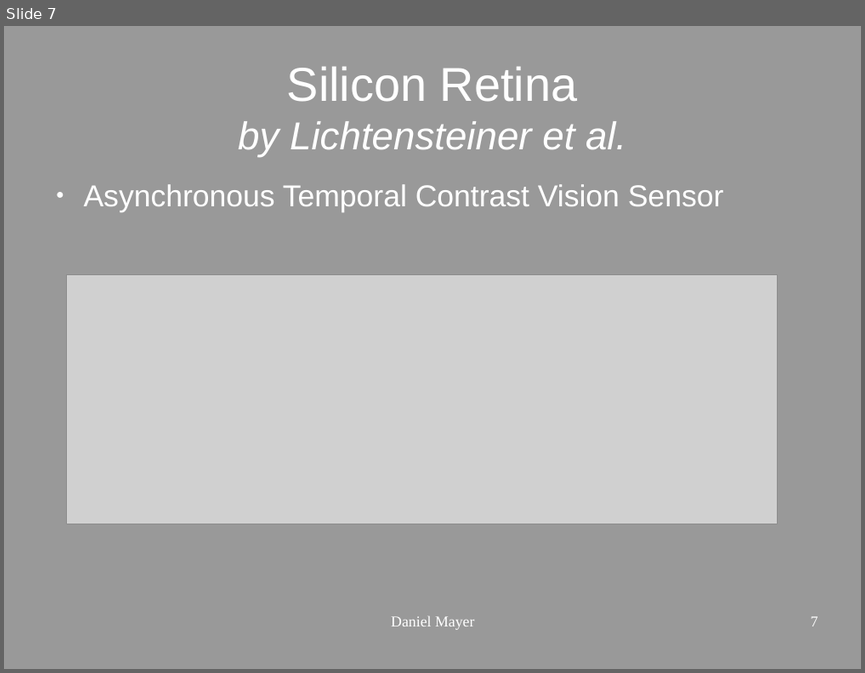
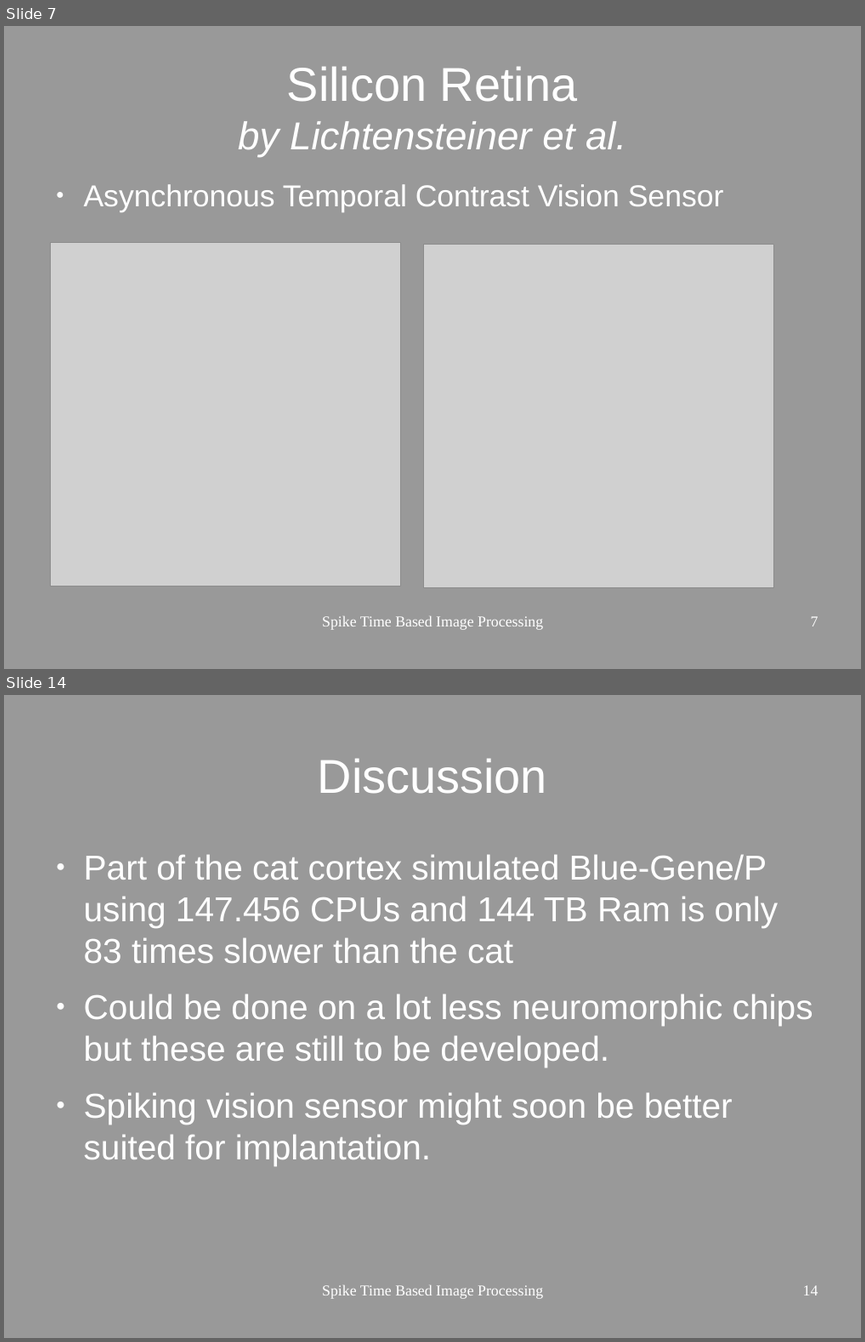
Before and after one commit to gnummig/Spike_time_dependent_plasticity, a slide deck: presentation/STDP_neuromorphics.odp. Shown one above the other, each under a label of ours: slide 7 before the commit, slides 7 and 14 after it; the slides between them are not shown. The pictures are 865x673 and 865x1342 pixels, drawn with LibreOffice and Linux fonts; fonts in the diff are those of the drawing; grey boxes stand for pictures. Boxes give left, top, right and bottom in pixels: in the first picture for what was removed or moved away, otherwise in the second. Text is boxed around its words. In the diff, an @@ line names an element or a change of style, - is before the commit and + after.

```diff
--- a/presentation/STDP_neuromorphics.odp
+++ b/presentation/STDP_neuromorphics.odp
@@ slide 14 added at (x1=4, y1=695, x2=861, y2=1338), background #999999 @@
@@ title added at (x1=318, y1=758, x2=547, y2=794), 44 pt, text #FFFFFF @@
+Discussion
@@ text added at (x1=84, y1=854, x2=813, y2=1165), 32 pt, text #FFFFFF @@
+● Part of the cat cortex simulated Blue-Gene/P using 147.456 CPUs and 144 TB Ram is only 83 times slower than the cat
+● Could be done on a lot less neuromorphic chips but these are still to be developed.
+● Spiking vision sensor might soon be better suited for implantation.
@@ text added at (x1=322, y1=1285, x2=543, y2=1299), 14 pt, text #FFFFFF @@
+Spike Time Based Image Processing
@@ page number added at (x1=803, y1=1285, x2=818, y2=1295), 14 pt, text #FFFFFF @@
+14
@@ slide 7 changed as well @@
@@ picture added at (x1=51, y1=242, x2=401, y2=586) @@
@@ picture resized from (x1=66, y1=275, x2=778, y2=524) to (x1=424, y1=244, x2=774, y2=587) @@
@@ text at (x1=322, y1=616, x2=543, y2=630): text changed @@
-Daniel Mayer
+Spike Time Based Image Processing
```
Also in this commit, not shown: 5 other slides changed, 7 other slides added, 1 slide removed, 7 other files.
